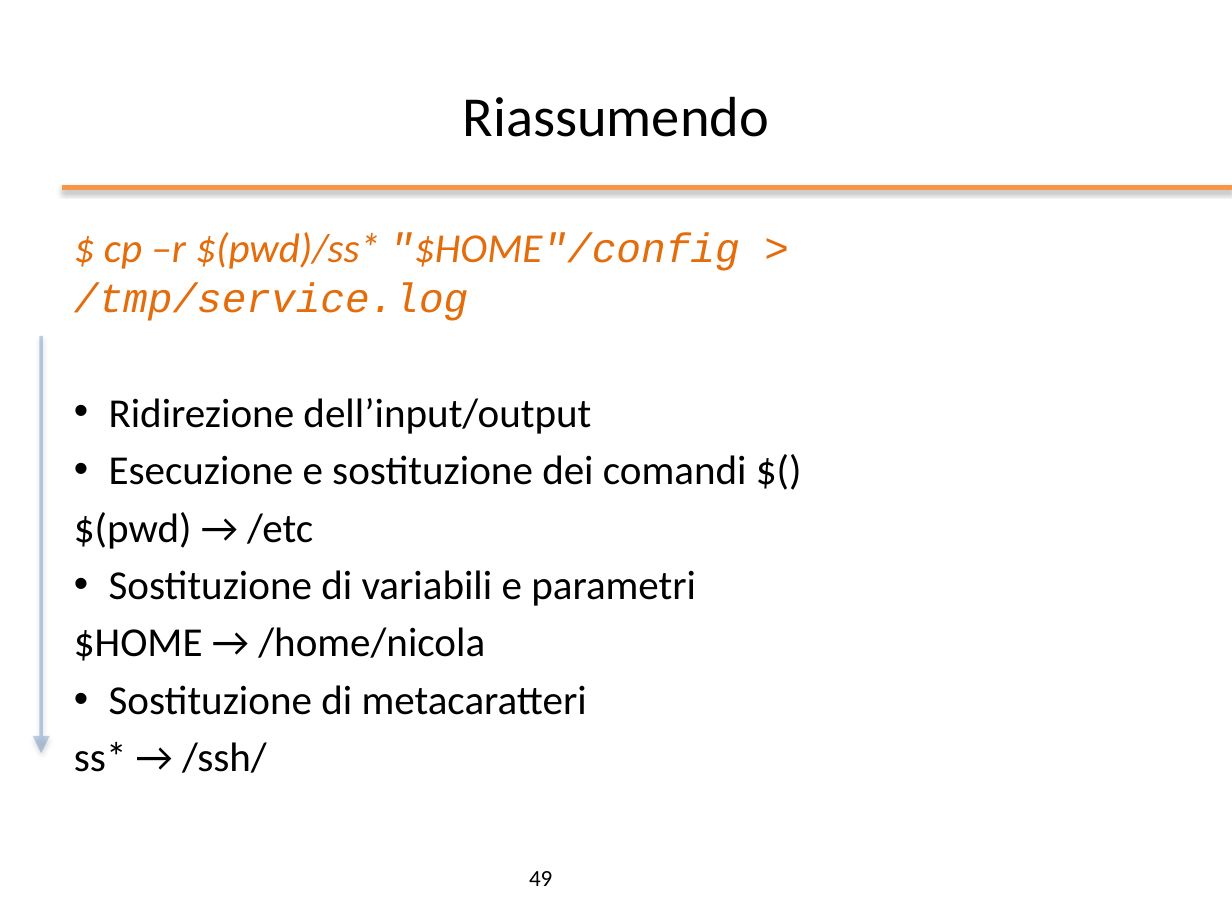
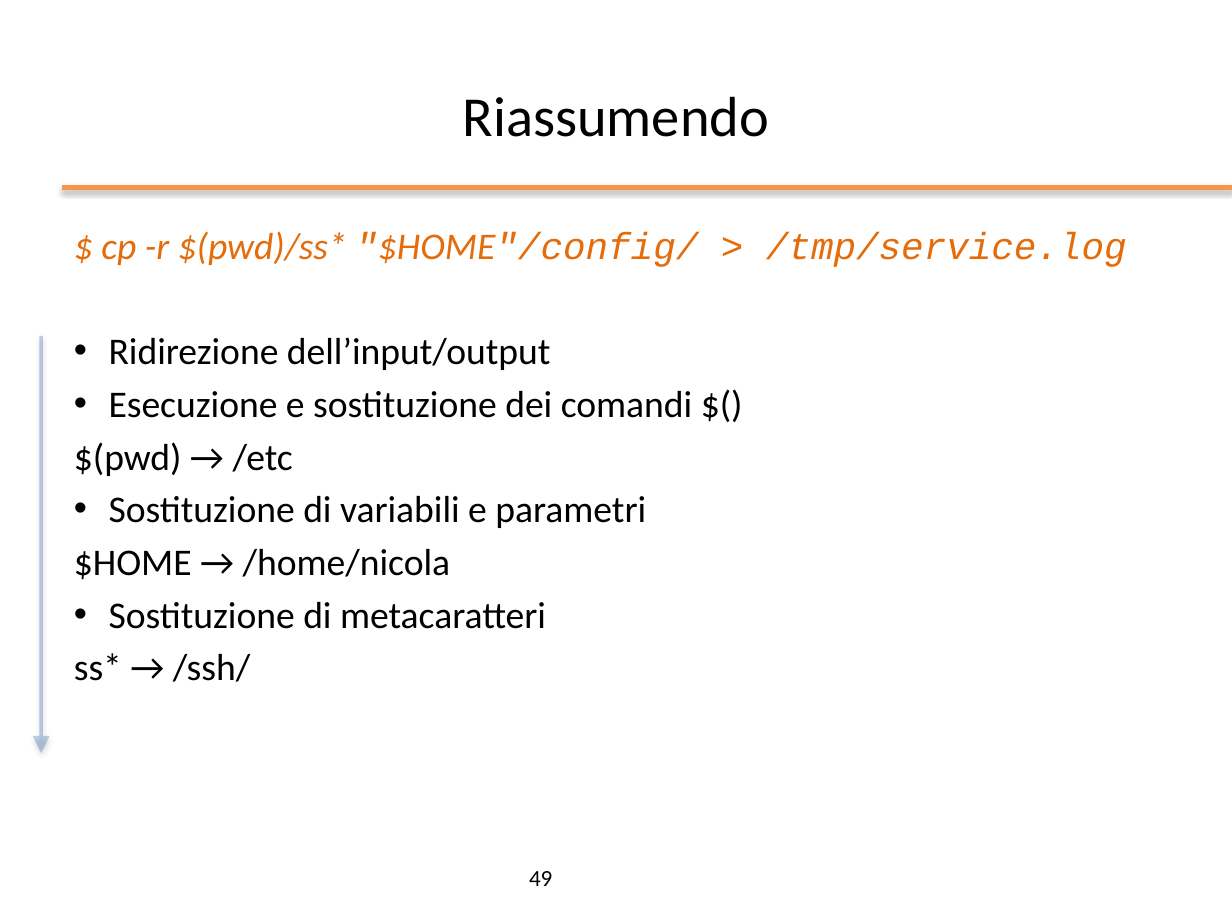
Before and after one commit to nbicocchi/operatingsystemsbsc, a slide deck: slide 49 of bash/slides/ppt/02 - Bash Shell.pptx. Drawn at 1232x924 pixels with LibreOffice and Linux fonts; fonts in the diff are those of the drawing; background and template pictures are left out. Boxes give left, top, right and bottom in pixels: in the first picture for what was removed or moved away, otherwise in the second. Text is boxed around its words. In the diff, an @@ line names an element or a change of style, - is before the commit and + after.

```diff
--- a/bash/slides/ppt/02 - Bash Shell.pptx
+++ b/bash/slides/ppt/02 - Bash Shell.pptx
@@ text at (x1=101, y1=231, x2=1127, y2=267): text changed; size 24 to 22 pt @@
-$ cp –r $(pwd)/ss* "$HOME"/config > /tmp/service.log
+$ cp -r $(pwd)/ss* "$HOME"/config/ > /tmp/service.log
@@ text at (x1=74, y1=337, x2=692, y2=682): size 24 to 22 pt in "Ridirezione dell’input/output", "Esecuzione e sostituzione dei comandi $()", "$(pwd) → /etc", "Sostituzione di variabili e parametri" and 3 more places @@
```
Also in this commit, not shown: 1 other file.
